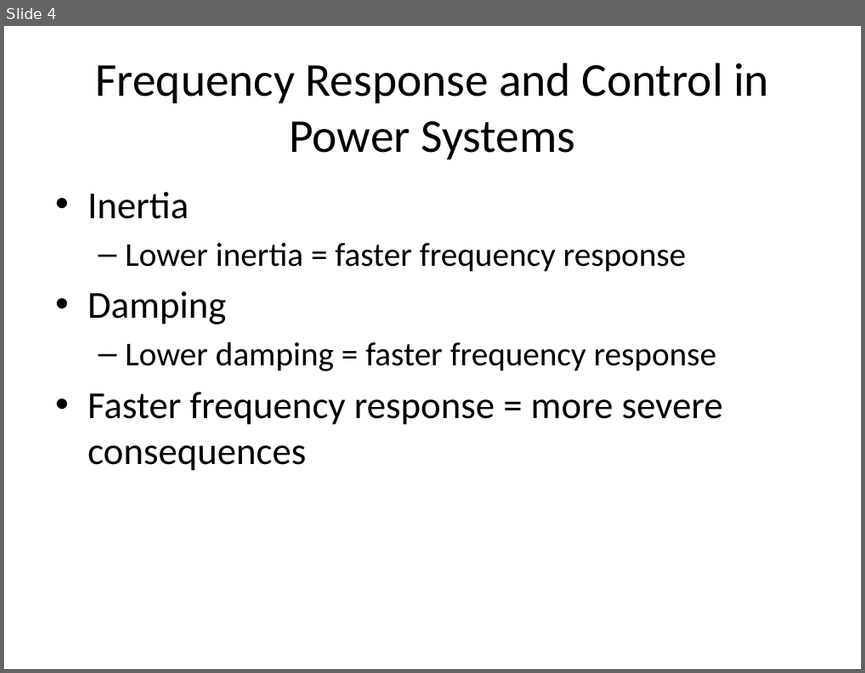
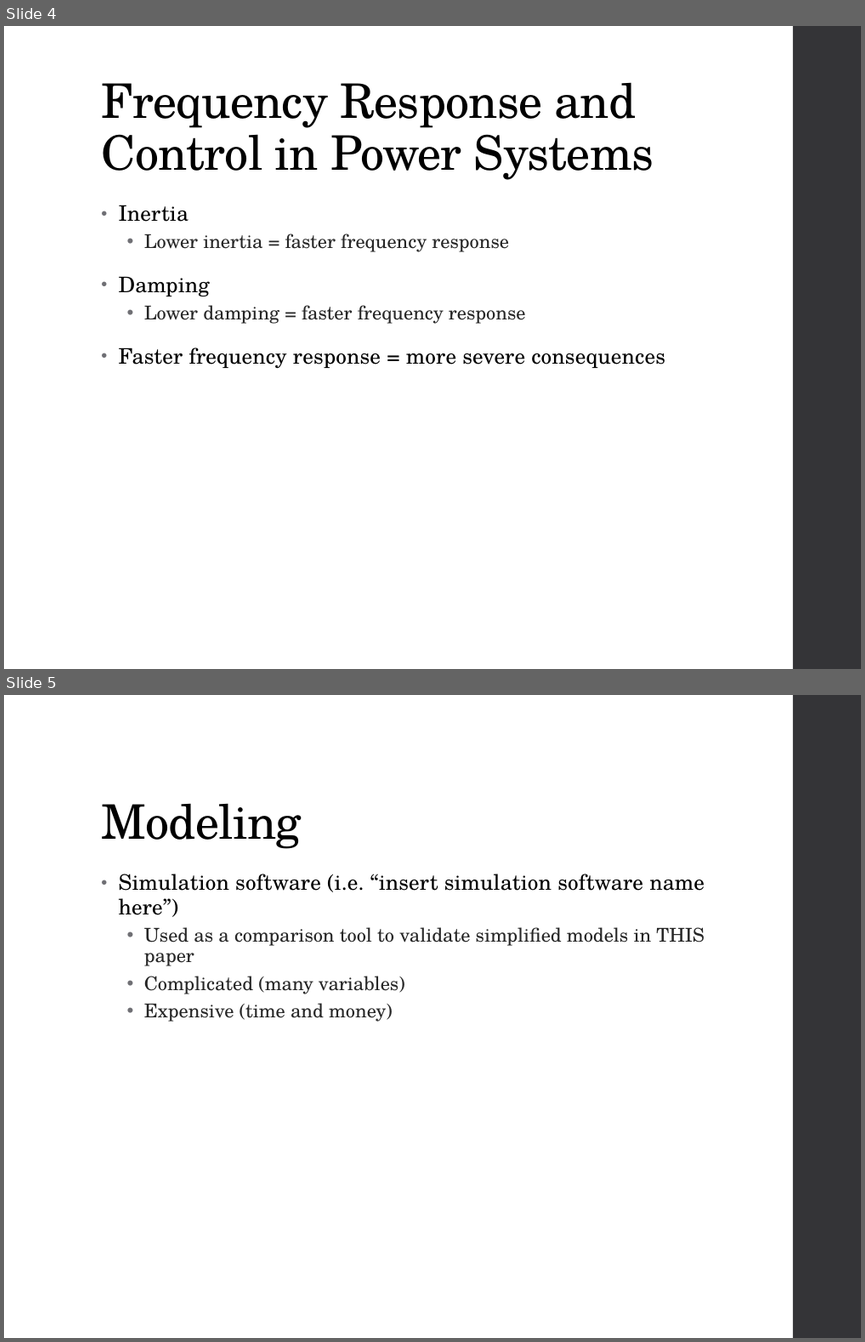
Before and after one commit to mswan96/SUPERB, a slide deck: Literature Review.pptx. Shown one above the other, each under a label of ours: slide 4 before the commit, slides 4 and 5 after it. The pictures are 865x673 and 865x1342 pixels, drawn with LibreOffice and Linux fonts; fonts in the diff are those of the drawing. Boxes give left, top, right and bottom in pixels: in the first picture for what was removed or moved away, otherwise in the second. Text is boxed around its words. In the diff, an @@ line names an element or a change of style, - is before the commit and + after.

```diff
--- a/Literature Review.pptx
+++ b/Literature Review.pptx
@@ slide 5 added at (4,695,861,1338), background #FFFFFF; not listed: 1 template element that a slide beside it also shows @@
@@ title added at (101,803,301,849), 40 pt, text #000000 @@
+Modeling
@@ text added at (119,873,704,1021), 16 pt, text #262626 @@
+• Simulation software (i.e. “insert simulation software name here”)
+  • Used as a comparison tool to validate simplified models in THIS paper
+  • Complicated (many variables)
+  • Expensive (time and money)
@@ slide 4 changed as well @@
@@ rectangle added at (793,26,861,669), fill #353537 @@
@@ title "Frequency Response and Control in ...": place and size @@
-title "Frequency Response and Control in ..." at (95,63,769,159)
+title "Frequency Response and Control in ..." at (101,82,653,180)
@@ title "Frequency Response and Control in ..." at (101,82,653,180): size 39.6 to 40 pt, font Calibri to TeX Gyre Schola, letter spacing 0 to -0.5 pt; alignment centre to left; line spacing 1 to 0.9; vertical alignment middle to bottom @@
@@ text "Inertia": place and size @@
-text "Inertia" at (87,192,723,471)
+text "Inertia" at (119,204,665,369)
@@ text "Inertia" at (119,204,665,369): size 32 to 18 pt, letter spacing 0 to 0.1 pt in "Inertia", "Damping", "Faster frequency response = more severe consequences"; font Calibri to TeX Gyre Schola; size 28 to 16 pt, text colour #000000 to #262626 in "Lower inertia = faster frequency response", "Lower damping = faster frequency response"; indent changed; line spacing 1 to 0.95; more space between paragraphs; bullet – to •; line spacing 1 to 0.9 @@
```
Also in this commit, not shown: 11 other slides changed, 3 other slides added, 5 other files.
